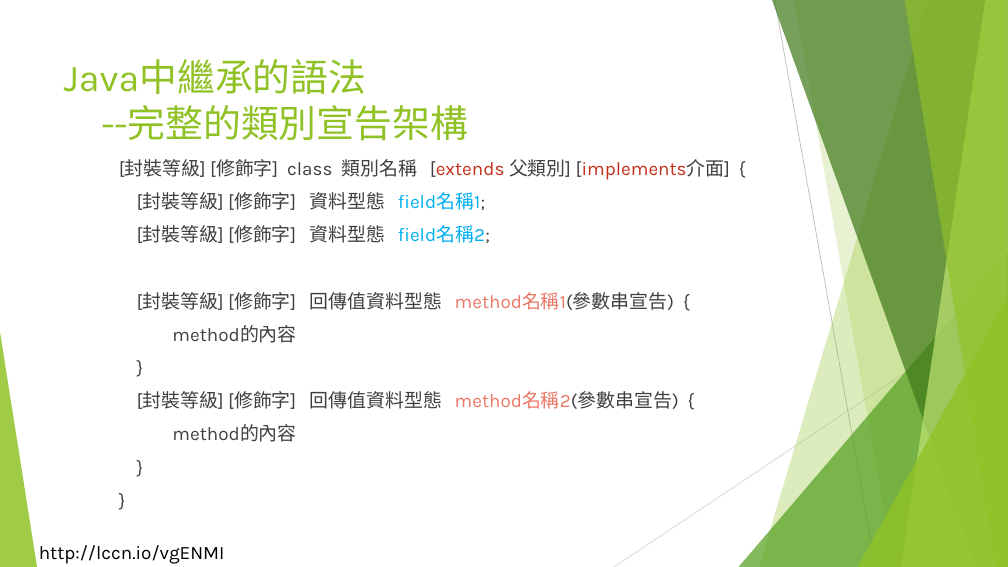
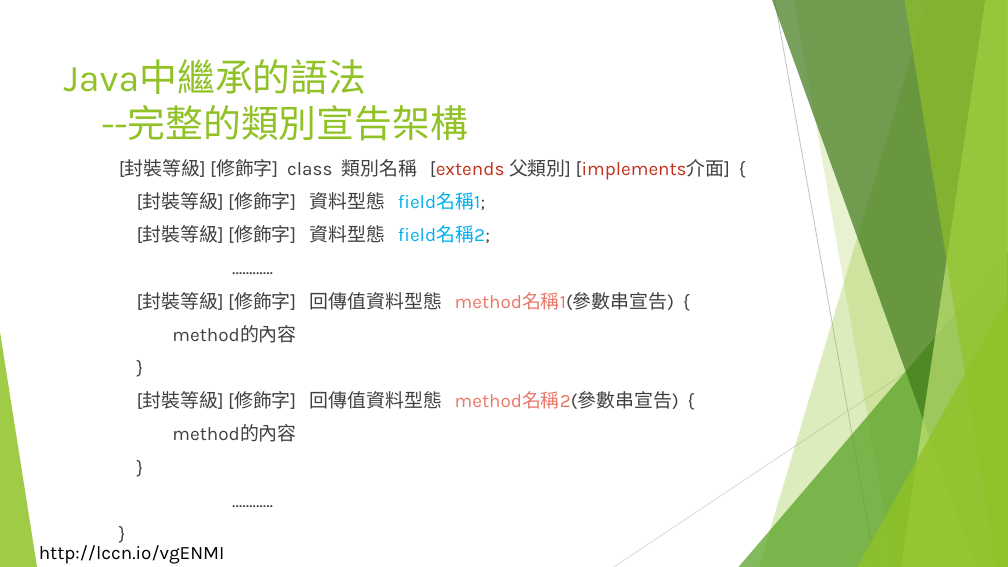
Before and after one commit to liulawsi/My_PPTs, a slide deck: slide 38 of LCC/Java/10_物件導向程式設計.pptx. Drawn at 1008x567 pixels with LibreOffice and Linux fonts; fonts in the diff are those of the drawing; background and template pictures are left out. Boxes give left, top, right and bottom in pixels: in the first picture for what was removed or moved away, otherwise in the second. Text is boxed around its words. In the diff, an @@ line names an element or a change of style, - is before the commit and + after.

```diff
--- a/LCC/Java/10_物件導向程式設計.pptx
+++ b/LCC/Java/10_物件導向程式設計.pptx
@@ text at (x1=119, y1=159, x2=730, y2=442): paragraph added @@
+…………
@@ text at (x1=119, y1=159, x2=730, y2=442): paragraph added @@
+…………
```
Also in this commit, not shown: 10 other slides changed, 1 slide added.
